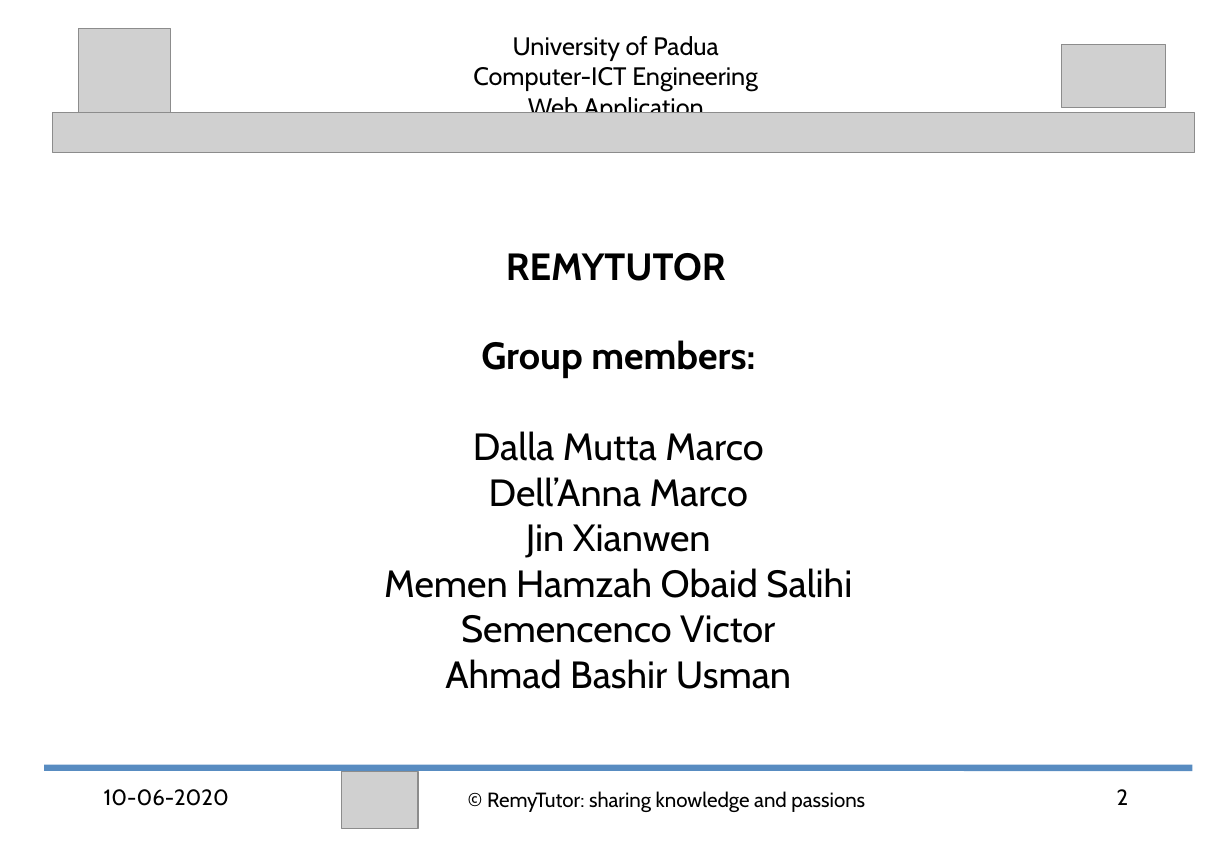
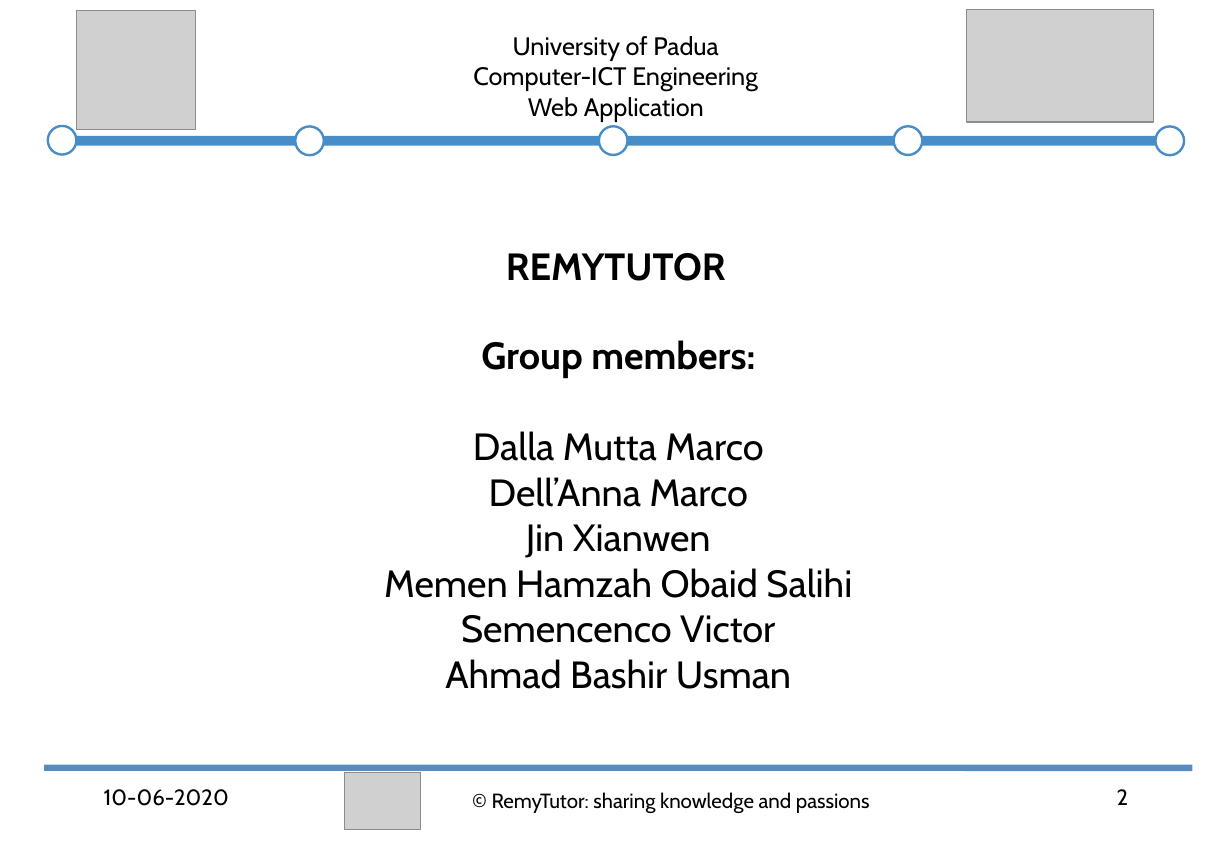
Before and after one commit to abahmadb/Web-Applications, a slide deck: slide 2 of HW2-RemyTutor-2019-2020 - Ahmad.ppt. Drawn at 1232x853 pixels with LibreOffice and Linux fonts; fonts in the diff are those of the drawing; grey boxes stand for pictures. Boxes give left, top, right and bottom in pixels: in the first picture for what was removed or moved away, otherwise in the second. Text is boxed around its words. In the diff, an @@ line names an element or a change of style, - is before the commit and + after.

```diff
--- a/HW2-RemyTutor-2019-2020 - Ahmad.ppt
+++ b/HW2-RemyTutor-2019-2020 - Ahmad.ppt
@@ picture: place and size @@
-picture at (78,28,170,120)
+picture at (76,10,194,130)
@@ picture: place and size @@
-picture at (1060,44,1165,107)
+picture at (966,9,1152,122)
@@ picture removed at (52,113,1193,152) @@
@@ group added at (48,126,1183,155): 5 ellipses, 1 line @@
@@ text "© RemyTutor: sharing knowledge and ...": place and size @@
-text "© RemyTutor: sharing knowledge and ..." at (487,791,865,812)
+text "© RemyTutor: sharing knowledge and ..." at (492,792,870,813)
```
Also in this commit, not shown: 22 other slides changed, 2 slides added, 1 slide removed.
